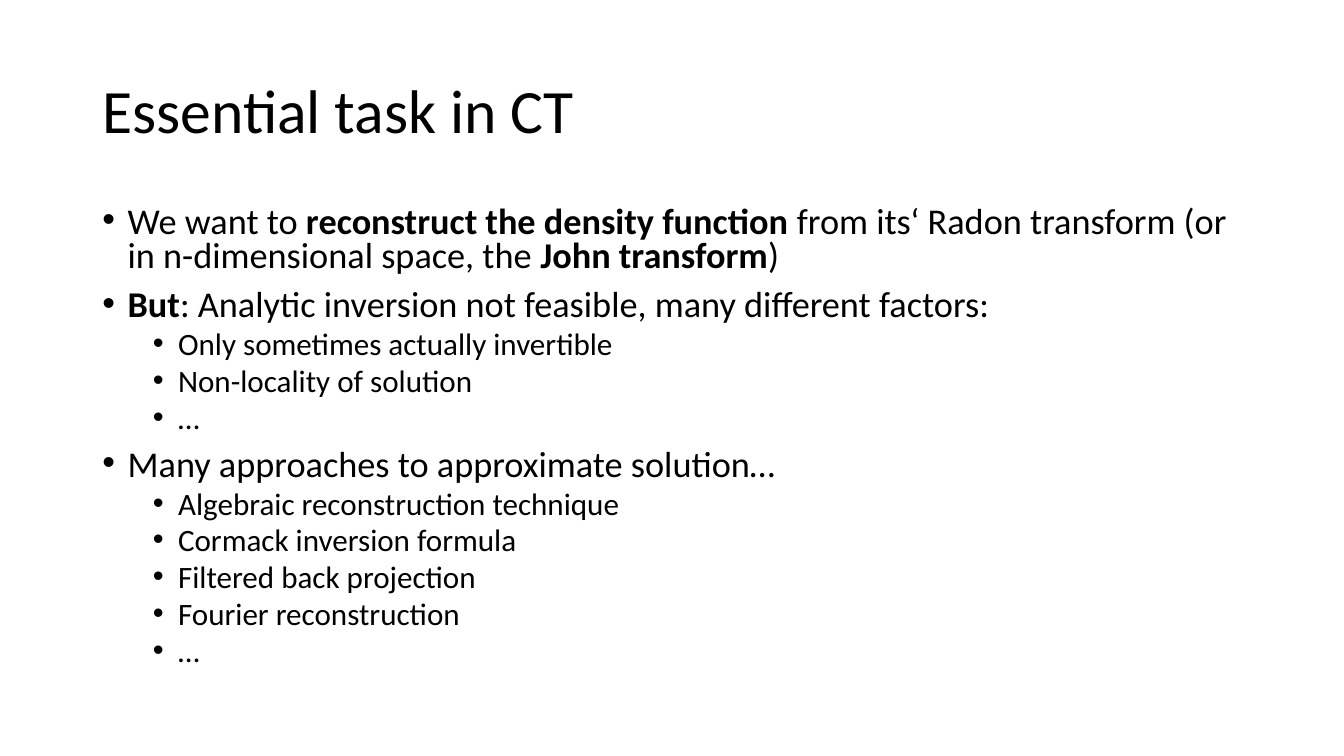
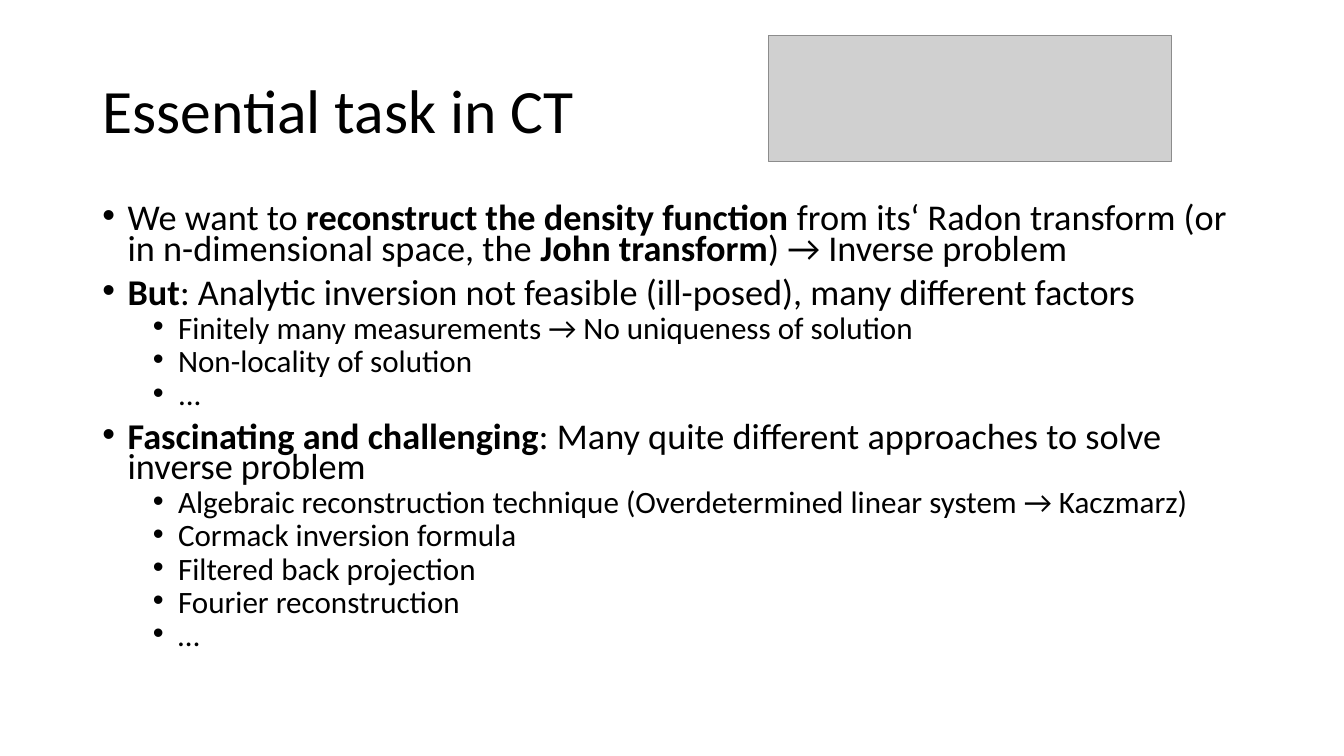
Before and after one commit to boolean-julian/coolinggen_thesis, a slide deck: slide 17 of julianlueken.pptx. Drawn at 1344x756 pixels with LibreOffice and Linux fonts; fonts in the diff are those of the drawing; grey boxes stand for pictures. Boxes give left, top, right and bottom in pixels: in the first picture for what was removed or moved away, otherwise in the second. Text is boxed around its words. In the diff, an @@ line names an element or a change of style, - is before the commit and + after.

```diff
--- a/julianlueken.pptx
+++ b/julianlueken.pptx
@@ picture added at [768,35,1172,161] @@
@@ text at [128,204,1227,344]: text changed @@
-• We want to reconstruct the density function from its‘ Radon transform (or in n-dimensional space, the John transform)
-• But: Analytic inversion not feasible, many different factors:
-  • Only sometimes actually invertible
+• We want to reconstruct the density function from its‘ Radon transform (or in n-dimensional space, the John transform) → Inverse problem
+• But: Analytic inversion not feasible (ill-posed), many different factors
+  • Finitely many measurements → No uniqueness of solution
@@ text at [178,350,516,614]: line spacing 0.8 to 0.7 @@
@@ text at [128,423,1187,519]: text changed @@
-  • …
-• Many approaches to approximate solution…
-  • Algebraic reconstruction technique
+  • ...
+• Fascinating and challenging: Many quite different approaches to solve inverse problem
+  • Algebraic reconstruction technique (Overdetermined linear system → Kaczmarz)
```
Also in this commit, not shown: 12 other slides changed, 6 slides added, 5 slides removed.
